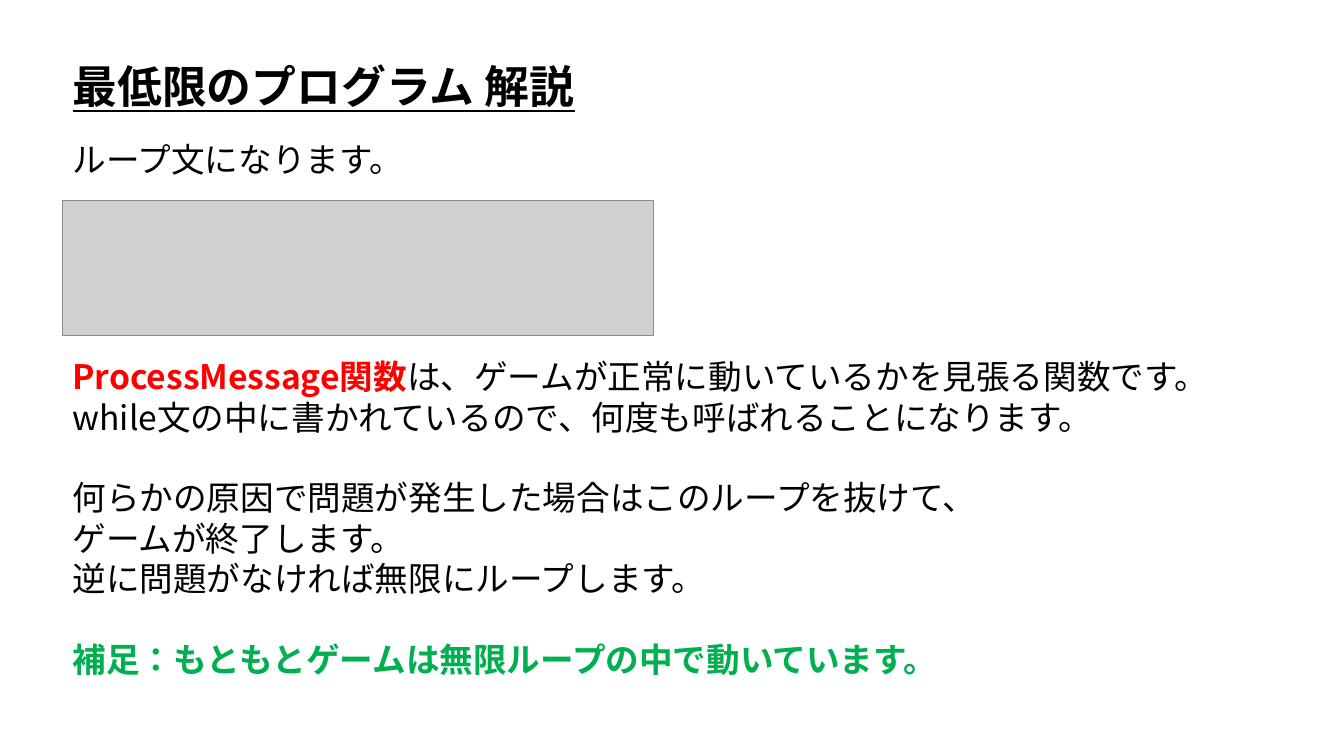
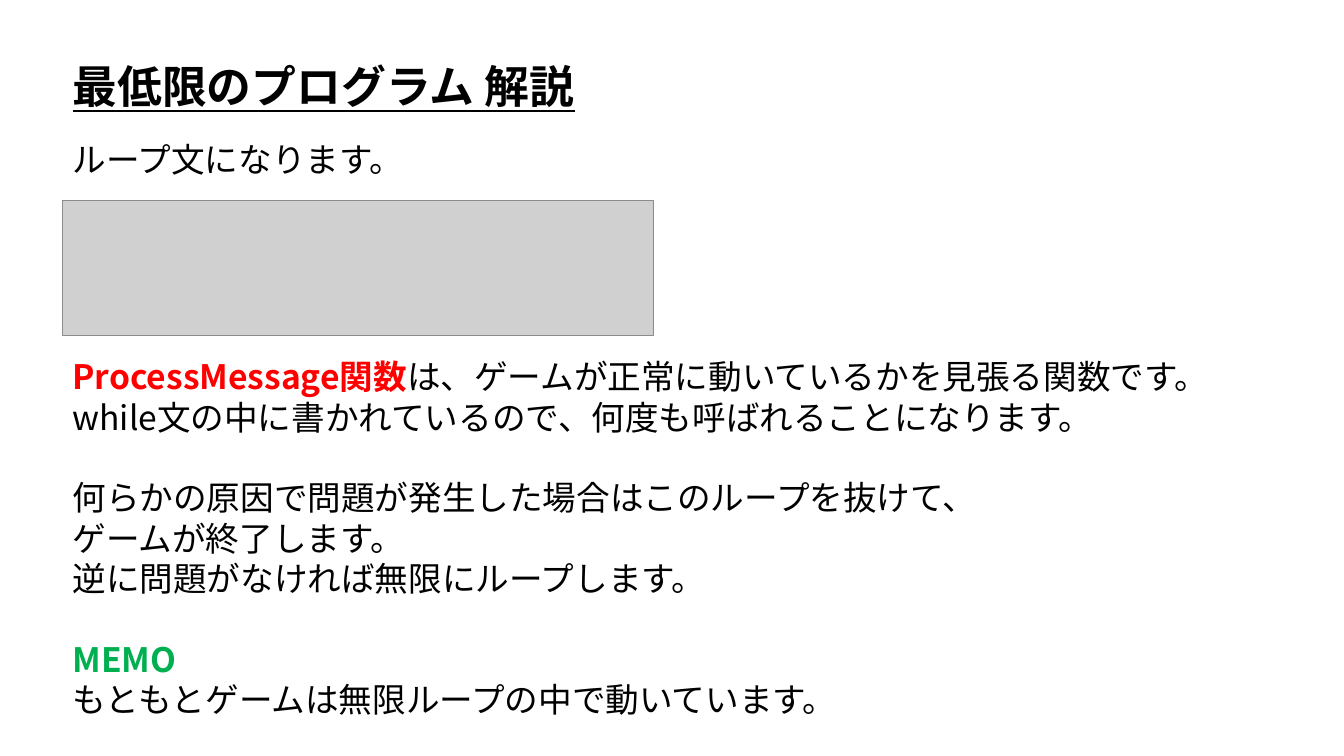
Before and after one commit to ArakiYusuke-Ohara/Textbook, a slide deck: slide 10 of ゲーム科1年/00_前期/ゲームプログラミングⅠ/02_ひな形(最低限のプログラム).pptx. Drawn at 1344x756 pixels with LibreOffice and Linux fonts; fonts in the diff are those of the drawing; grey boxes stand for pictures. Boxes give left, top, right and bottom in pixels: in the first picture for what was removed or moved away, otherwise in the second. Text is boxed around its words. In the diff, an @@ line names an element or a change of style, - is before the commit and + after.

```diff
--- a/ゲーム科1年/00_前期/ゲームプログラミングⅠ/02_ひな形(最低限のプログラム).pptx
+++ b/ゲーム科1年/00_前期/ゲームプログラミングⅠ/02_ひな形(最低限のプログラム).pptx
@@ text at bbox=[72, 646, 836, 715]: text changed; text colour #00B050 to #000000; bold off @@
-補足：もともとゲームは無限ループの中で動いています。
+MEMO
+もともとゲームは無限ループの中で動いています。
```
Also in this commit, not shown: 1 other slide changed, 7 other files.
